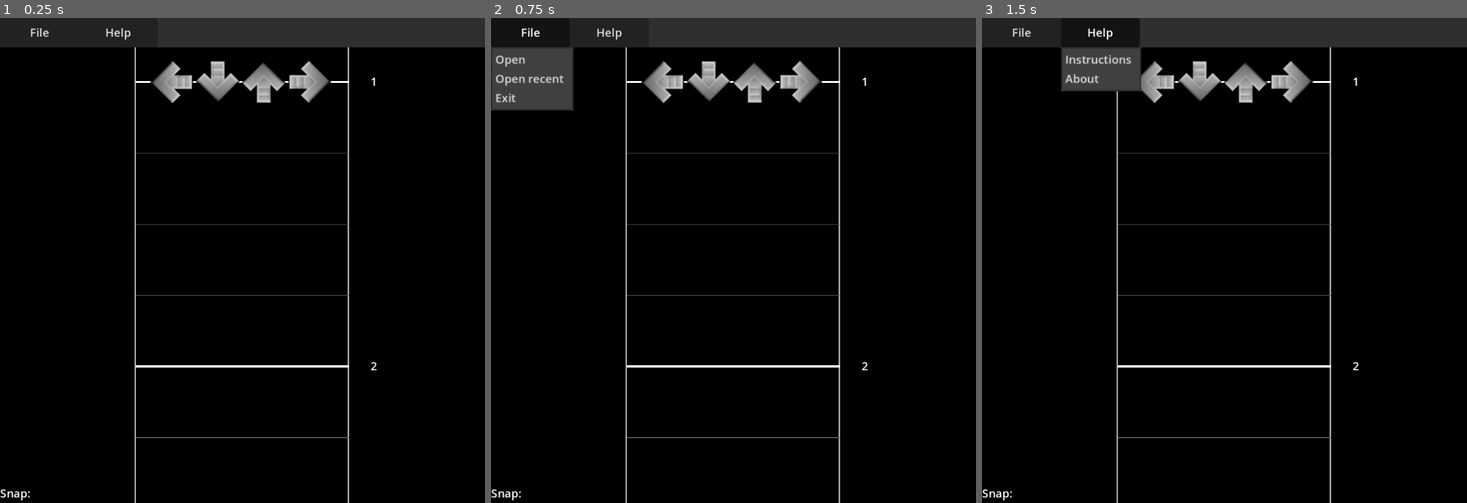
Above: before the commit, frames 1-3 (left to right).
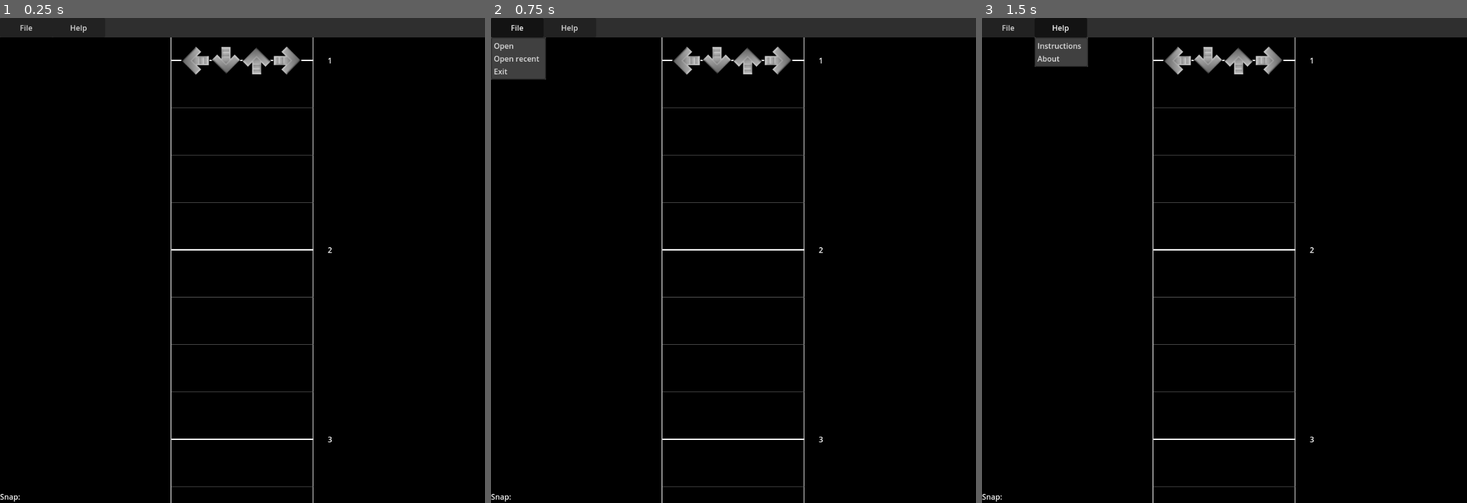
Above: after the commit, the same moments.

Repository: snil4/StepEditor
Game: Godot game, scene res://Scenes/Main.tscn
Two runs of this game, one before a commit and one after it. Both use one fixed random seed, a clock stepped at 60 frames per second and the inputs below.
Inputs:
- Up to frame 1 (0.25 s): no input
- Up to frame 2 (0.75 s): click "File" at 0.5 s
- Up to frame 3 (1.5 s): click "Help" at 1.25 s

The runs differ from the first frame. In frame 1, 6.6% of the frame differs, in the area x 0-100%, y 1-100%; in frame 2, 8.2%; in frame 3, 8.3%, in the area x 0-100%, y 0-100%.

Commit message:
Changed scaling

Diff:
--- a/Scenes/Editor.tscn
+++ b/Scenes/Editor.tscn
@@ -19,7 +19,7 @@
 color = Color(0, 0, 0, 1)
 
 [node name="Area2D" type="Area2D" parent="."]
-position = Vector2(567, 95)
+position = Vector2(567, 100)
 
 [node name="WaveSpectrum" type="Node2D" parent="Area2D"]
 position = Vector2(-567, -95)
--- a/Scripts/Editor.gd
+++ b/Scripts/Editor.gd
@@ -1,8 +1,7 @@
 extends Node2D
 
 ## Size and position variables
-# Notes scale
-var note_size
+var window_size
 var note_height
 var note_scale = Vector2(1.0,1.0)
 var chart_type: int = 4
@@ -11,6 +10,7 @@
 const height_scale = 40.0
 const snap_options = [0.015625 ,1, 0.5, 0.375, 0.25, 0.1875, 0.125, 0.0625, 0.09375, 0.03125, 0.015625]
 const snap_names = ["Free" ,"4th", "8th", "12th", "16th", "24th", "32nd", "48th", "64th", "92nd", "128th"]
+const area2d_x_div = 2
 
 ## File managment variables
 # Song properties
@@ -70,22 +70,22 @@
 
 # Called every frame the window size is changed
 func change_window():
-	note_size = get_window().get_size_with_decorations()
-	background_node.set_size(note_size)
+	window_size = get_window().get_size_with_decorations()
+	background_node.set_size(window_size)
 	area2d_node.scale = note_scale
 
-	left_line_node.points[1].y = note_size.y
-	right_line_node.points[1].y = note_size.y
+	left_line_node.points[1].y = window_size.y
+	right_line_node.points[1].y = window_size.y
 	# Scale the size of the arrows to not be bigger than the screen borders
-	if note_size.x < area2d_node.scale.x * 500:
-		area2d_node.scale.x = note_size.x / 500.0
-		area2d_node.scale.y = note_size.x / 500.0
-
-		left_line_node.points[1].y += note_size.y
-		right_line_node.points[1].y += note_size.y
+	if window_size.x < area2d_node.scale.x * 500:
+		area2d_node.scale.x = window_size.x / 500.0
+		area2d_node.scale.y = window_size.x / 500.0
+
+		left_line_node.points[1].y += window_size.y
+		right_line_node.points[1].y += window_size.y
 	# Scale the height of the receptors to compensate for the arrows's size
 	note_height = area2d_node.scale.x * height_scale + initial_height
-	area2d_node.position = Vector2(note_size.x / 3, note_height)
+	area2d_node.position = Vector2(window_size.x / area2d_x_div, note_height)
 
 
 
@@ -129,43 +129,43 @@
 			snap += 1
 
 		# Add Note 1
-		elif Input.is_action_just_pressed("Insert_1"):
+		elif Input.is_action_just_pressed("Insert_1") && chart_type >= 1:
 			add_note(1);
 
 		# Add Note 2
-		elif Input.is_action_just_pressed("Insert_2"):
+		elif Input.is_action_just_pressed("Insert_2") && chart_type >= 2:
 			add_note(2);
 
 		# Add Note 3
-		elif Input.is_action_just_pressed("Insert_3"):
+		elif Input.is_action_just_pressed("Insert_3") && chart_type >= 3:
 			add_note(3);
 
 		# Add Note 4
-		elif Input.is_action_just_pressed("Insert_4"):
+		elif Input.is_action_just_pressed("Insert_4") && chart_type >= 4:
 			add_note(4);
 
 		# Add Note 5
-		elif Input.is_action_just_pressed("Insert_5"):
+		elif Input.is_action_just_pressed("Insert_5") && chart_type >= 5:
 			add_note(5);
 
 		# Add Note 6
-		elif Input.is_action_just_pressed("Insert_6"):
+		elif Input.is_action_just_pressed("Insert_6") && chart_type >= 6:
 			add_note(6);
 
 		# Add Note 7
-		elif Input.is_action_just_pressed("Insert_7"):
+		elif Input.is_action_just_pressed("Insert_7") && chart_type >= 7:
 			add_note(7);
 
 		# Add Note 8
-		elif Input.is_action_just_pressed("Insert_8"):
+		elif Input.is_action_just_pressed("Insert_8") && chart_type >= 8:
 			add_note(8);
 
 		# Add Note 9
-		elif Input.is_action_just_pressed("Insert_9"):
+		elif Input.is_action_just_pressed("Insert_9") && chart_type >= 9:
 			add_note(9);
 
 		# Add Note 3
-		elif Input.is_action_just_pressed("Insert_10"):
+		elif Input.is_action_just_pressed("Insert_10") && chart_type >= 10:
 			add_note(10);
 
 		snap = clamp(snap, 0, snap_options.size() - 1)
@@ -173,7 +173,7 @@
 		cubes_node.change_color(snap)
 		area2d_node.scale = note_scale
 		note_height = area2d_node.scale.x * height_scale + initial_height
-		area2d_node.position = Vector2(note_size.x / 3, note_height)
+		area2d_node.position = Vector2(window_size.x / area2d_x_div, note_height)
 		measure_fix()
 		print("measure: " + String.num_int64(cur_measure))
 		print("beat: " + String.num(cur_beat))
@@ -199,12 +199,14 @@
 	else:
 		message_node.on_error_message("Can't open this file type")
 
+#
 func draw_measures():
 	measure_container_node.change_props(cur_bpm,div,chart_type)
 	for i in 100:
 		for j in div:
 			measure_container_node.draw_measure(i + 1, j + 1)
 
+# Add a new note
 func add_note(num: int):
 	var note_name = "Area2D/MeasureContainer/NotesCollection/note" + str(num) + "_" + str(cur_measure) + "_" + str(cur_beat)
 	var note_node = get_node_or_null(note_name)
@@ -215,6 +217,7 @@
 		measure_container_node.add_note_node(num,cur_measure,cur_beat)
 		print("note: " + note_name + " added")
 
+# Fix the current measure number based on the current beat
 func measure_fix():
 	if cur_beat < 1.0:
 		cur_beat = div
--- a/project.godot
+++ b/project.godot
@@ -19,8 +19,7 @@
 
 window/size/viewport_width=1024
 window/size/viewport_height=1024
-window/stretch/aspect="ignore"
-window/stretch/scale=1.5
+window/stretch/aspect="expand"
 window/handheld/orientation=1
 
 [dotnet]
@@ -53,7 +52,7 @@
 Scroll-Up={
 "deadzone": 0.5,
 "events": [Object(InputEventKey,"resource_local_to_scene":false,"resource_name":"","device":-1,"window_id":0,"alt_press …(182 unchanged characters)…
-, Object(InputEventMouseButton,"resource_local_to_scene":fal …(106 unchanged characters)… alse,"meta_pressed":false,"button_mask":0,"position":Vector2(0, 0),"global_position":Vector2(0, 0),"factor":1.0,"button_index":4,"pressed":false,"double_click":false,"script":null)
+, Object(InputEventMouseButton,"resource_local_to_scene":fal …(106 unchanged characters)… alse,"meta_pressed":false,"button_mask":16,"position":Vector2(174, 22),"global_position":Vector2(178, 65),"factor":1.0,"button_index":5,"pressed":true,"double_click":false,"script":null)
 ]
 }
 Scroll-Down={
